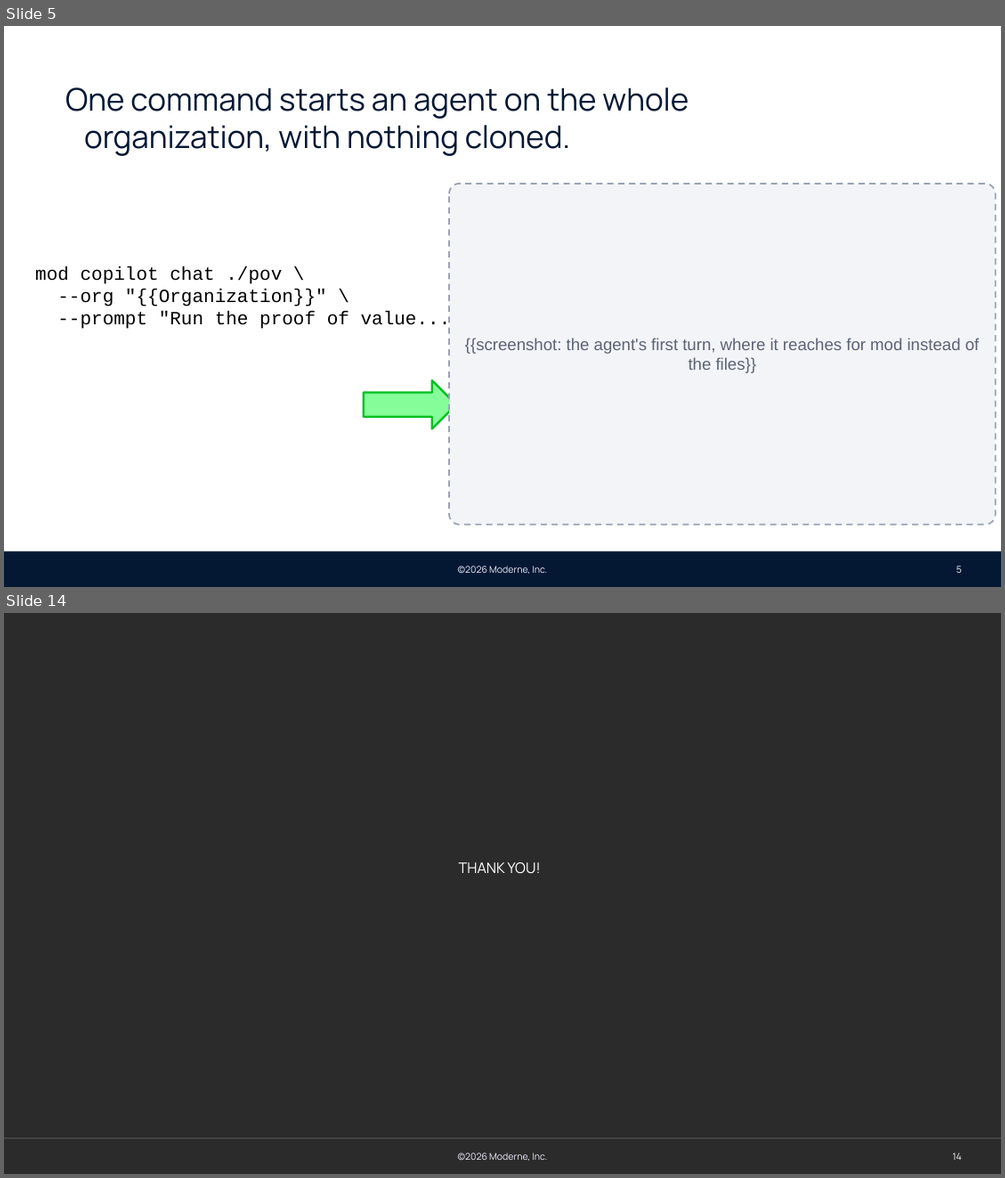
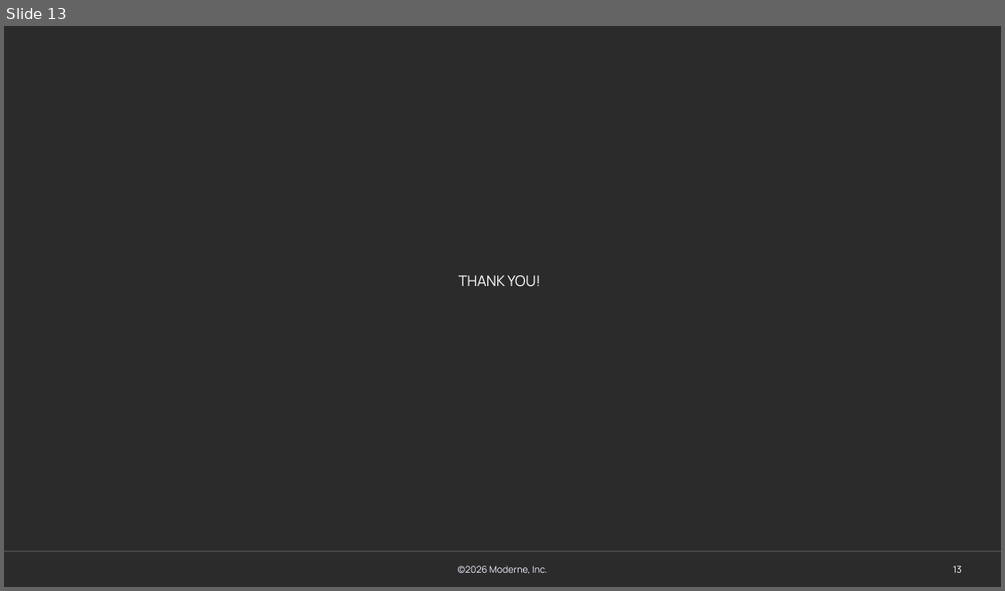
Before and after one commit to moderneinc/moderne-docs, a slide deck: static/decks/moderne-pov.pptx. Shown one above the other, each under a label of ours: slides 5 and 14 before the commit, slide 13 after it; the slides between them are not shown. The pictures are 1005x1178 and 1005x591 pixels, drawn with LibreOffice and Linux fonts; fonts in the diff are those of the drawing; background and template pictures are left out; a plain dark background stands for a picture behind light text. Boxes give left, top, right and bottom in pixels: in the first picture for what was removed or moved away, otherwise in the second. Text is boxed around its words. In the diff, an @@ line names an element or a change of style, - is before the commit and + after.

Commit message:
Tell the proof of value as a story of prompts, in windows you can watch, with or without a tenant
The deck is now the script: each slide's command is a step the session runs as a session of its own in a terminal window, from an ordinary fix-code-quality prompt to the same prompt as a standing factory, a migration, a vulnerability watch and a data-flow question, closing on the recipes the agent wrote. A step ends by writing board/<step>.md, which the outer session waits for, so no step needs --unattended. The page and the picker also cover a CLI with no tenant, where the repositories are synced to the machine and --org is left off.

```diff
--- a/static/decks/moderne-pov.pptx
+++ b/static/decks/moderne-pov.pptx
@@ slide 5 removed at [4,26,1001,587], background #FFFFFF; not listed: 2 template elements that a slide beside it also shows @@
@@ text removed at [65,87,688,156] @@
-One command starts an agent on the whole organization, with nothing cloned.
@@ rounded rectangle removed at [449,184,995,524] @@
-{{screenshot: the agent's first turn, where it reaches for mod instead of the files}}
@@ text removed at [35,266,461,330] @@
-mod copilot chat ./pov \
---org "{{Organization}}" \
---prompt "Run the proof of value..."
@@ right arrow removed at [364,380,456,429] @@
@@ rectangle removed at [4,551,1001,587] @@
@@ page number removed at [956,565,962,572] @@
-5
@@ what was slide 14 is now slide 13 @@
@@ page number at [953,565,962,572]: text changed @@
-14
+13
```
Also in this commit, not shown: 6 slides changed, 6 slides added, 6 other slides removed, 3 other files.
